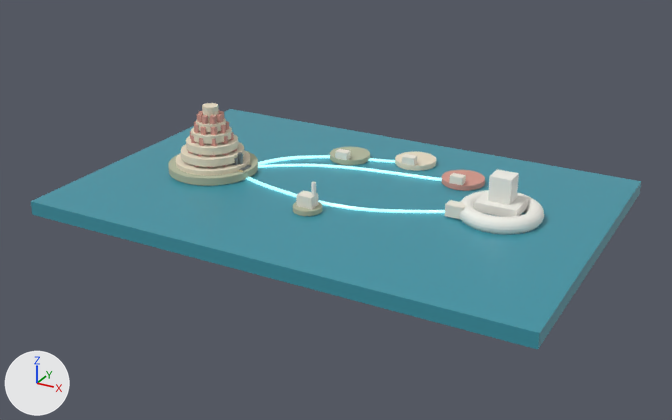
One commit to the glTF model blender-assets/runtime/water-7-sea-train-network.glb: the scene before it, then after it.
One viewpoint serves both versions: a 50 mm camera at (28.8, -53.6, 25.2) aimed at (0.3, -1.7, -0.8). Lighting does not change. The marker at lower left points along +X, +Y and +Z. The picture after the commit comes second. Where no turn or scale is listed for an object, it has been applied to the vertices.

Names of what the first picture shows: 'Enies court platform', 'Enies courthouse', 'Enies waterfall ring', 'Ocean surface', 'San Faldo island', 'Water 7 base', 'Water 7 tier 1', 'Water 7 tier 2' and 28 more.
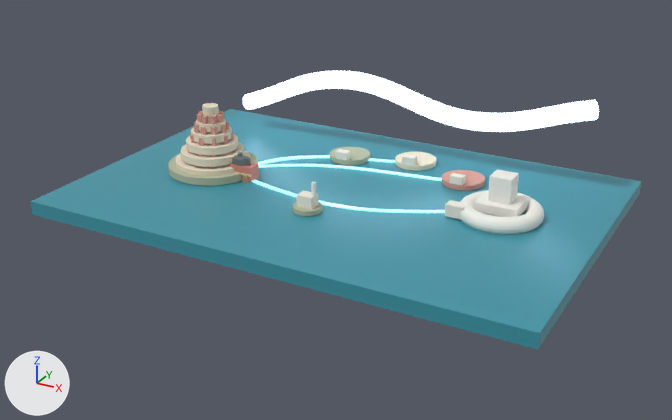
Boxes [x1, y1, x2, y2] around the edits, measured in the pictures (672 x 420 px):
'Aqua Laguna wave wall', added: after [243, 71, 599, 132]
'Rocketman engine', added: after [230, 162, 259, 182]
'Rocketman cab', added: after [232, 155, 248, 166]
'Rocketman wheel -0.56 0.42', added: after [242, 176, 249, 183]

The change, as a list of edits to the scene's bpy script:
```text
Add mat_m_storm:
    mat_m_storm = principled_material('M_Storm')
    mat_m_storm.base_color = (0.561, 0.663, 0.784)  # pale blue #c5d5e5
    mat_m_storm.roughness = 0.32
    mat_m_storm.emission_color = (0.643, 0.82, 1.0)  # blue #d2eaff
    mat_m_storm.emission_strength = 2.2
Add mat_m_rocketman_red:
    mat_m_rocketman_red = principled_material('M_Rocketman_Red')
    mat_m_rocketman_red.base_color = (0.71, 0.243, 0.196)  # pink #db877a
    mat_m_rocketman_red.metallic = 0.16
    mat_m_rocketman_red.roughness = 0.46
Add me_aqua_laguna_wave_wall:
    me_aqua_laguna_wave_wall.from_pydata(...)  # 370 vertices, 720 faces; spans x -14.2..15.2, y 7.3..9.7, z 1.4..6.6
    me_aqua_laguna_wave_wall.materials.append(mat_m_storm)  # pale blue #c5d5e5, glowing blue #d2eaff
Add me_cylinder_019:
    me_cylinder_019.from_pydata(...)  # a 20-sided cylinder along y spanning x -0.28..0.28, y -0.07..0.07, z -0.28..0.28
    me_cylinder_019.materials.append(mat_m_wheel)  # brown #c49674
Add me_cylinder_017:
    me_cylinder_017.from_pydata(...)  # a 20-sided cylinder along z spanning x -0.16..0.16, y -0.16..0.16, z -0.36..0.36
    me_cylinder_017.materials.append(mat_m_train_dark)  # grey #6d7476
Add me_cube_062:
    me_cube_062.from_pydata(...)  # a box spanning x -0.42..0.42, y -0.44..0.44, z -0.48..0.48
    me_cube_062.materials.append(mat_m_train_dark)  # grey #6d7476
Add me_cube_061:
    me_cube_061.from_pydata(...)  # a box spanning x -0.88..0.88, y -0.52..0.52, z -0.54..0.54
    me_cube_061.materials.append(mat_m_rocketman_red)  # pink #db877a
Add ob_aqua_laguna_wave_wall:
    ob_aqua_laguna_wave_wall = bpy.data.objects.new('Aqua Laguna wave wall', me_aqua_laguna_wave_wall)
    ob_aqua_laguna_wave_wall.location = (0.0, 0.0, 0.0)
Add ob_rocketman_wheel__0_56_0_42:
    ob_rocketman_wheel__0_56_0_42 = bpy.data.objects.new('Rocketman wheel -0.56 0.42', me_cylinder_019)
    ob_rocketman_wheel__0_56_0_42.location = (-6.98, -2.01, 0.2)
Add ob_rocketman_stack:
    ob_rocketman_stack = bpy.data.objects.new('Rocketman stack', me_cylinder_017)
    ob_rocketman_stack.location = (-7.03, -1.45, 1.28)
Add ob_rocketman_cab:
    ob_rocketman_cab = bpy.data.objects.new('Rocketman cab', me_cube_062)
    ob_rocketman_cab.location = (-7.72, -1.45, 1.08)
Add ob_rocketman_engine:
    ob_rocketman_engine = bpy.data.objects.new('Rocketman engine', me_cube_061)
    ob_rocketman_engine.location = (-7.4, -1.45, 0.58)
```
